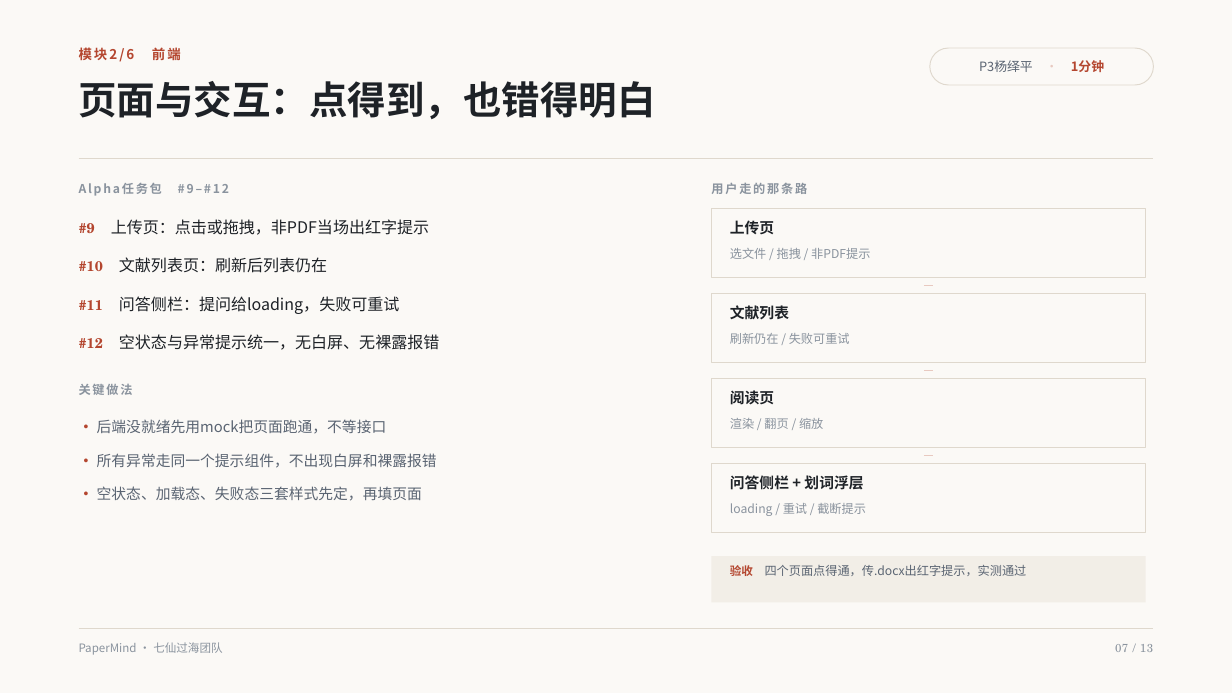
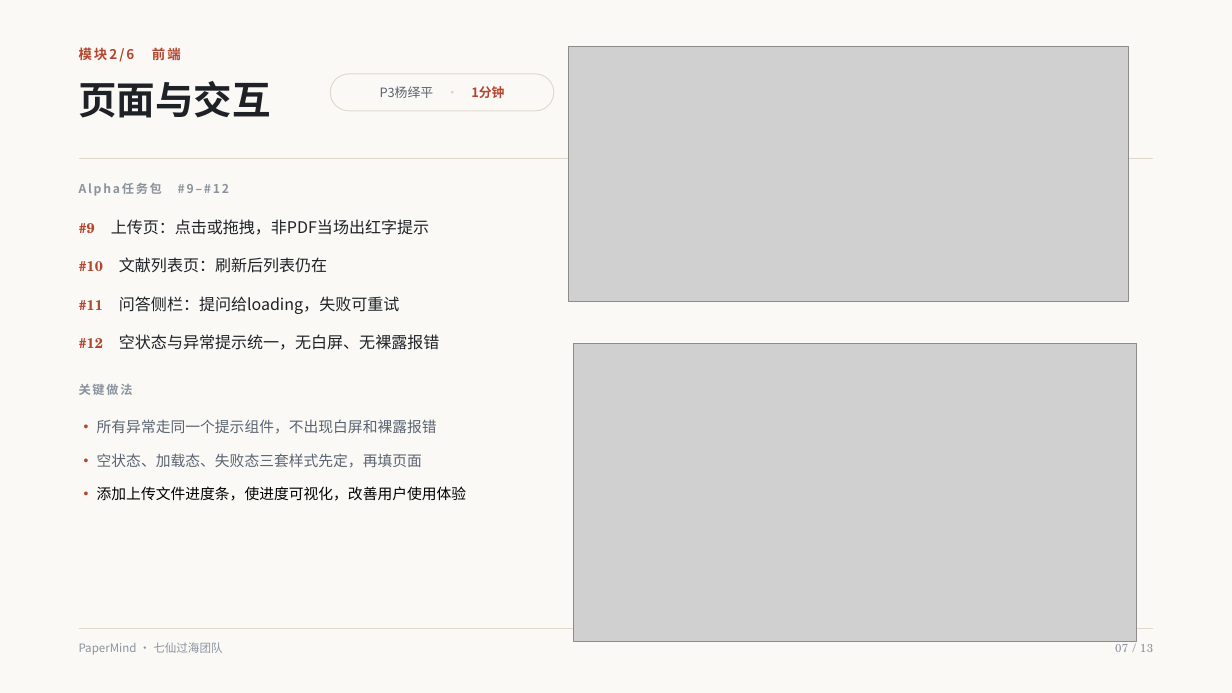
Before and after one commit to lin612320/TeamProject-PaperReadingHelper, a slide deck: slide 7 of docs/汇报/PaperMind项目汇报.pptx. Drawn at 1232x693 pixels with LibreOffice and Linux fonts; fonts in the diff are those of the drawing; grey boxes stand for pictures. Boxes give left, top, right and bottom in pixels: in the first picture for what was removed or moved away, otherwise in the second. Text is boxed around its words. In the diff, an @@ line names an element or a change of style, - is before the commit and + after.

Commit message:
docs(ppt): 前端（p3）部分修改

```diff
--- a/docs/汇报/PaperMind项目汇报.pptx
+++ b/docs/汇报/PaperMind项目汇报.pptx
@@ picture added at (x1=568, y1=46, x2=1128, y2=301) @@
@@ text at (x1=79, y1=81, x2=271, y2=118): text changed @@
-页面与交互：点得到，也错得明白
+页面与交互
@@ rounded rectangle "P3杨绎平 · 1分钟" moved from (x1=930, y1=48, x2=1153, y2=85) to (x1=330, y1=74, x2=554, y2=111) @@
@@ text removed at (x1=711, y1=183, x2=807, y2=194) @@
-用户走的那条路
@@ rectangle removed at (x1=712, y1=209, x2=1146, y2=277) @@
@@ text removed at (x1=730, y1=220, x2=774, y2=235) @@
-上传页
@@ text removed at (x1=730, y1=248, x2=870, y2=259) @@
-选文件 / 拖拽 / 非PDF提示
@@ rectangle removed at (x1=712, y1=294, x2=1146, y2=362) @@
@@ line removed from (924, 286) to (933, 286) @@
@@ text removed at (x1=730, y1=305, x2=789, y2=319) @@
-文献列表
@@ picture added at (x1=574, y1=343, x2=1138, y2=641) @@
@@ text removed at (x1=730, y1=333, x2=850, y2=344) @@
-刷新仍在 / 失败可重试
@@ rectangle removed at (x1=712, y1=379, x2=1146, y2=447) @@
@@ line removed from (924, 371) to (933, 371) @@
@@ text at (x1=97, y1=419, x2=387, y2=434): paragraph removed @@
-· 后端没就绪先用mock把页面跑通，不等接口
@@ text removed at (x1=730, y1=390, x2=774, y2=404) @@
-阅读页
@@ text removed at (x1=730, y1=418, x2=823, y2=429) @@
-渲染 / 翻页 / 缩放
@@ rectangle removed at (x1=712, y1=464, x2=1146, y2=532) @@
@@ text removed at (x1=730, y1=475, x2=863, y2=490) @@
-问答侧栏 + 划词浮层
@@ line removed from (924, 456) to (933, 456) @@
@@ text at (x1=97, y1=486, x2=467, y2=501): paragraph added @@
+· 添加上传文件进度条，使进度可视化，改善用户使用体验
@@ text removed at (x1=730, y1=503, x2=866, y2=516) @@
-loading / 重试 / 截断提示
@@ rectangle removed at (x1=712, y1=556, x2=1146, y2=603) @@
@@ text removed at (x1=730, y1=565, x2=1027, y2=576) @@
-验收 四个页面点得通，传.docx出红字提示，实测通过
```
